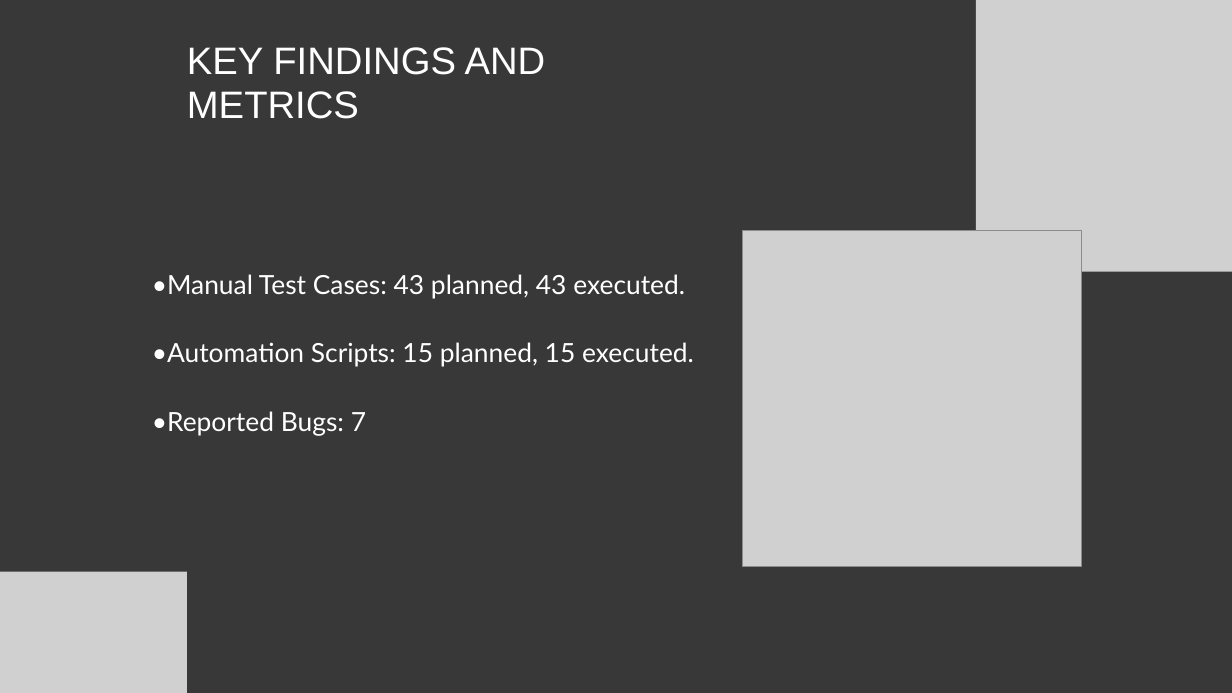
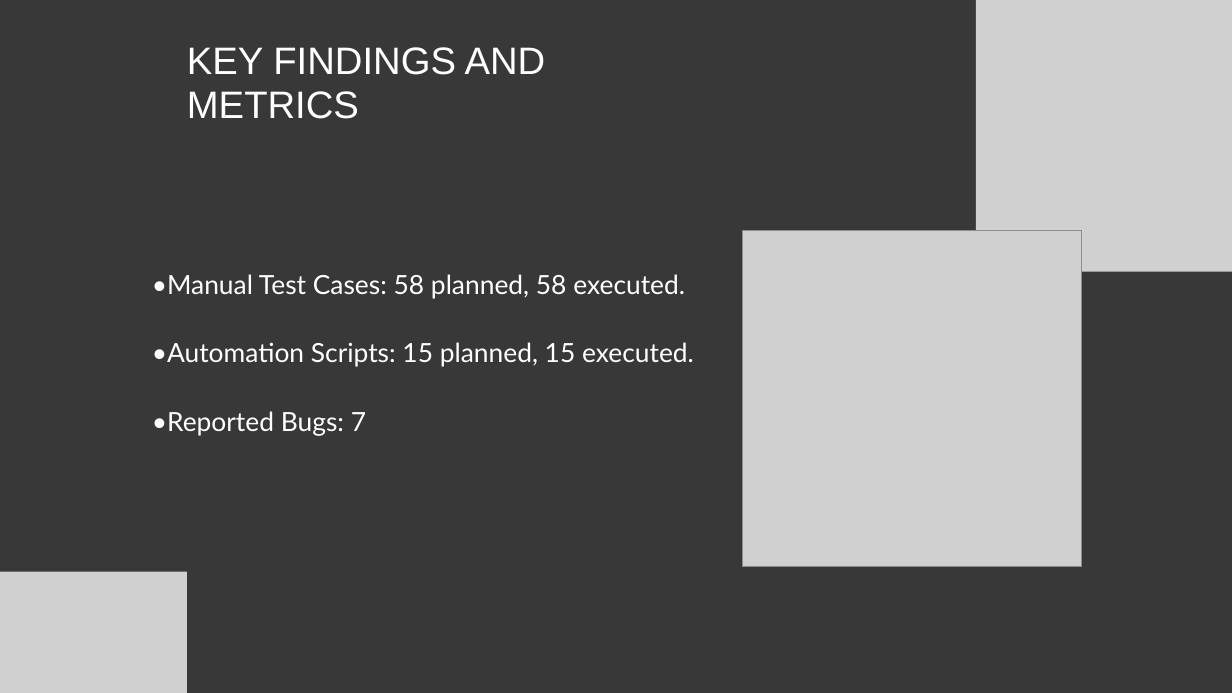
Before and after one commit to Loujayn234/Testing-Final, a slide deck: slide 5 of Dox/Final-Test Presentation .pptx. Drawn at 1232x693 pixels with LibreOffice and Linux fonts; fonts in the diff are those of the drawing; grey boxes stand for pictures. Boxes give left, top, right and bottom in pixels: in the first picture for what was removed or moved away, otherwise in the second. Text is boxed around its words. In the diff, an @@ line names an element or a change of style, - is before the commit and + after.

```diff
--- a/Dox/Final-Test Presentation .pptx
+++ b/Dox/Final-Test Presentation .pptx
@@ text at [152, 274, 685, 299]: text changed @@
-•Manual Test Cases: 43 planned, 43 executed.
+•Manual Test Cases: 58 planned, 58 executed.
```
Also in this commit, not shown: 3 other slides changed, 1 other file.
